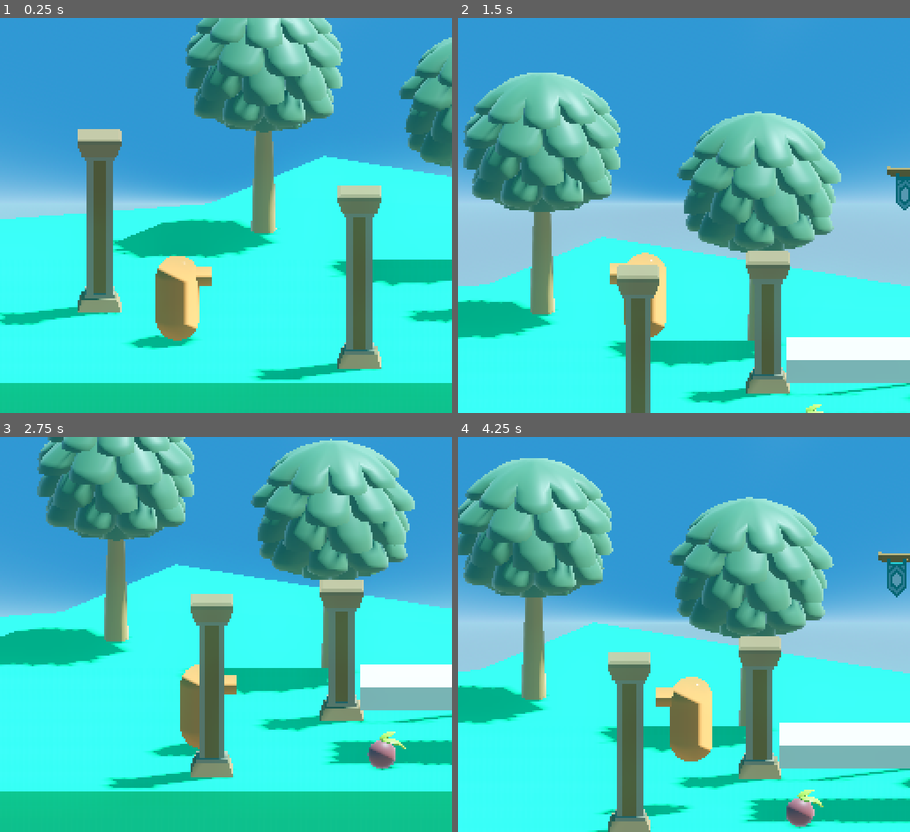
Above: before the commit, frames 1-4 (two rows, left to right).
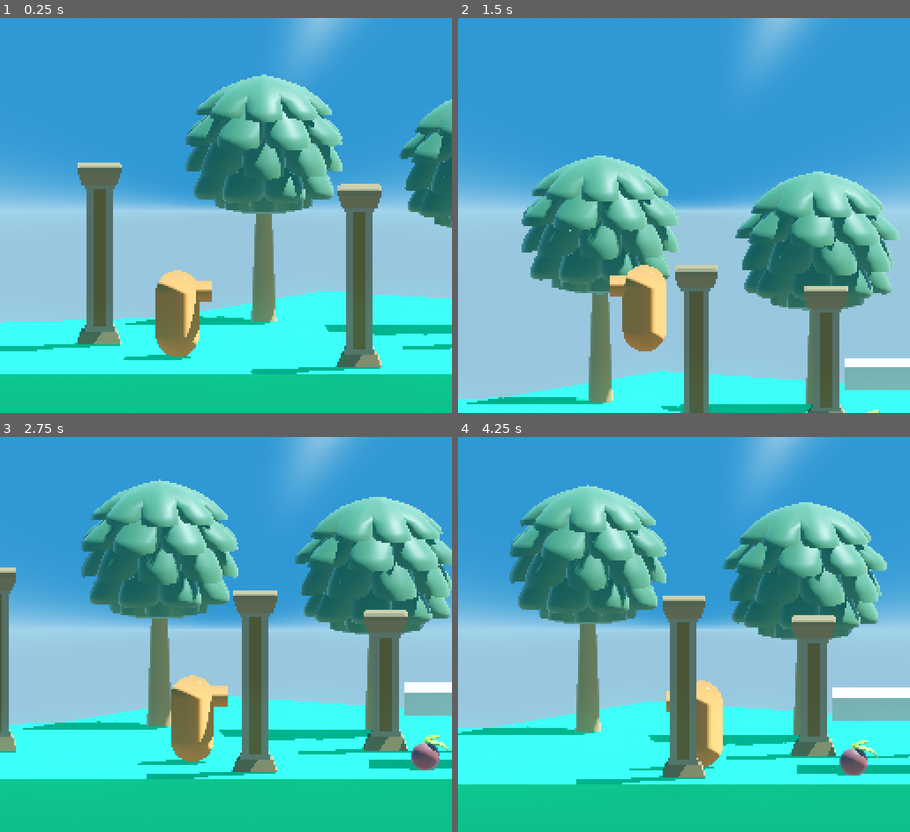
Above: after the commit, the same moments.

Repository: Studio-DIGS/project-monkey-bite
Game: Godot game, scene res://scenes/world.tscn
Two runs of this game, one before a commit and one after it. Both use one fixed random seed, a clock stepped at 60 frames per second and the inputs below. The project has no main scene, so this scene is started directly.
Inputs:
- Up to frame 1 (0.25 s): no input
- Up to frame 2 (1.5 s): hold D (right) 0.53-1.28 s; tap Space (jump) at 0.77 s; hold A (left) from 1.28 s (still down)
- Up to frame 3 (2.75 s): tap Space (jump) at 1.52 s; release A (left) at 2.03 s; hold D (right) from 2.03 s (still down)
- Up to frame 4 (4.25 s): tap Space (jump) at 3.02, 3.77 s; release D (right) at 3.53 s; hold A (left) from 3.53 s (still down)

The runs differ from the first frame. In frame 1, 49% of the frame differs, in the area x 0-100%, y 0-93%; in frame 2, 61%; in frame 3, 64%; in frame 4, 66%, in the area x 0-100%, y 0-100%.

Commit message:
tweaking

Diff:
--- a/project.godot
+++ b/project.godot
@@ -67,3 +67,7 @@
 "events": [Object(InputEventMouseButton,"resource_local_to_scene":false,"resource_name":"","device":-1,"window_id":0,"a …(257 unchanged characters)…
 ]
 }
+
+[rendering]
+
+lights_and_shadows/directional_shadow/size=16384
--- a/scenes/world.tscn
+++ b/scenes/world.tscn
@@ -46,7 +46,13 @@
 transform = Transform3D(0.138876, 0, 0, 0, 1.25725, 0, 0, 0, 2.09812, 0, -0.669183, -1.68972)
 material_override = SubResource("StandardMaterial3D_t8li3")
 use_collision = true
-size = Vector3(500, 1, 5.25189)
+size = Vector3(454.302, 1, 5.25189)
+
+[node name="CSGBox3D7" type="CSGBox3D" parent="Environment"]
+transform = Transform3D(-6.07046e-09, 0, -2.35167, 0, 1.25725, 0, 0.138876, 0, -1.02795e-07, 24.888, -0.669183, -28.4985)
+material_override = SubResource("StandardMaterial3D_t8li3")
+use_collision = true
+size = Vector3(454.302, 1, 5.25189)
 
 [node name="CSGBox3D4" type="CSGBox3D" parent="Environment"]
 transform = Transform3D(0.0493672, 0, 0.583142, 0, 1.25725, 0, -0.0142836, 0, 2.01546, -8.84576, -1.21142, -5.72535)
@@ -145,6 +151,29 @@
 mesh = ExtResource("8_innno")
 skeleton = NodePath("../../..")
 
+[node name="Pillar4" type="Node3D" parent="Environment"]
+transform = Transform3D(1, 0, 0, 0, 1, 0, 0, 0, 1, 28.8273, 0, -19.2732)
+
+[node name="PillarLargeBase" type="MeshInstance3D" parent="Environment/Pillar4"]
+transform = Transform3D(1, 0, 0, 0, 1, 0, 0, 0, 1, -0.0900822, 0, -1.30382)
+mesh = ExtResource("6_r0xrl")
+skeleton = NodePath("../../..")
+
+[node name="PillarLargeMiddle" type="MeshInstance3D" parent="Environment/Pillar4"]
+transform = Transform3D(1, 0, 0, 0, 1, 0, 0, 0, 1, -0.0900822, 2, -1.30382)
+mesh = ExtResource("7_m2bvf")
+skeleton = NodePath("../../..")
+
+[node name="PillarLargeMiddle2" type="MeshInstance3D" parent="Environment/Pillar4"]
+transform = Transform3D(1, 0, 0, 0, 1, 0, 0, 0, 1, -0.0900822, 1, -1.30382)
+mesh = ExtResource("7_m2bvf")
+skeleton = NodePath("../../..")
+
+[node name="PillarLargeTop" type="MeshInstance3D" parent="Environment/Pillar4"]
+transform = Transform3D(1, 0, 0, 0, 1, 0, 0, 0, 1, -0.0900822, 3, -1.30382)
+mesh = ExtResource("8_innno")
+skeleton = NodePath("../../..")
+
 [node name="Pillar3" type="Node3D" parent="Environment"]
 transform = Transform3D(1, 0, 0, 0, 1, 0, 0, 0, 1, 5, 0, -2)
 
@@ -169,39 +198,42 @@
 [node name="Tree2" parent="Environment" instance=ExtResource("11_arguq")]
 transform = Transform3D(0.632137, 0, 0.193119, 0, 0.660978, 0, -0.193119, 0, 0.632137, 4.21638, -0.353334, -7.41737)
 
+[node name="Tree3" parent="Environment" instance=ExtResource("11_arguq")]
+transform = Transform3D(0.632137, 0, 0.193119, 0, 0.660978, 0, -0.193119, 0, 0.632137, 21.5217, -0.353333, -10.9252)
+
 [node name="Fruit" parent="Environment" instance=ExtResource("12_foolb")]
 transform = Transform3D(1, 0, 0, 0, 1, 0, 0, 0, 1, 5.33644, 0.251553, 1.56773)
 
 [node name="WallRuinedFullCracked1" type="MeshInstance3D" parent="Environment"]
-transform = Transform3D(4, 0, 0, 0, 4, 0, 0, 0, 4, 11.4502, -0.0405574, -4.88361)
+transform = Transform3D(3.67315, 0, -1.58366, 0, 4, 0, 1.58366, 0, 3.67315, 12.7578, -0.0405574, -5.71669)
 mesh = ExtResource("13_daoyd")
 skeleton = NodePath("../..")
 
 [node name="WallRuinedHalf1" type="MeshInstance3D" parent="Environment"]
-transform = Transform3D(5, 0, 0, 0, 5, 0, 0, 0, 5, 15.9399, -0.040558, -5.49193)
+transform = Transform3D(3.59294, 0, 3.47718, 0, 5, 0, -3.47718, 0, 3.59294, 15.1905, -0.040558, -6.26631)
 mesh = ExtResource("14_qjvny")
 skeleton = NodePath("../..")
 
 [node name="DirectionalLight3D" type="DirectionalLight3D" parent="."]
 transform = Transform3D(-0.422618, -0.800222, 0.425486, 0, 0.469472, 0.882947, -0.906307, 0.37315, -0.198407, 0, 0, 0)
 shadow_enabled = true
-shadow_blur = 0.065
+shadow_blur = 1.745
 directional_shadow_mode = 1
-directional_shadow_split_1 = 0.015
+directional_shadow_split_1 = 0.09
 
 [node name="WorldEnvironment" type="WorldEnvironment" parent="."]
 environment = SubResource("Environment_y8ynd")
 
 [node name="Player" parent="." instance=ExtResource("2_yuvdp")]
 transform = Transform3D(-4.37114e-08, 0, -1, 0, 1, 0, 1, 0, -4.37114e-08, -2.78614, 1.41166, -0.0926752)
-speed = 7.25
 accel = 6.505
 jump_height = 10.0
 
 [node name="FollowCam" parent="." node_paths=PackedStringArray("target") instance=ExtResource("3_h2r7l")]
+transform = Transform3D(1, 0, 0, 0, 0.994522, 0.104528, 0, -0.104528, 0.994522, 0, 0, 0)
 target = NodePath("../Player")
 camera_speed = 8.0
-vertical_offset = 11.67
+vertical_offset = 5.86
 camera_arm = 37.165
 
 [node name="LookAheadCam" parent="FollowCam" index="0"]
